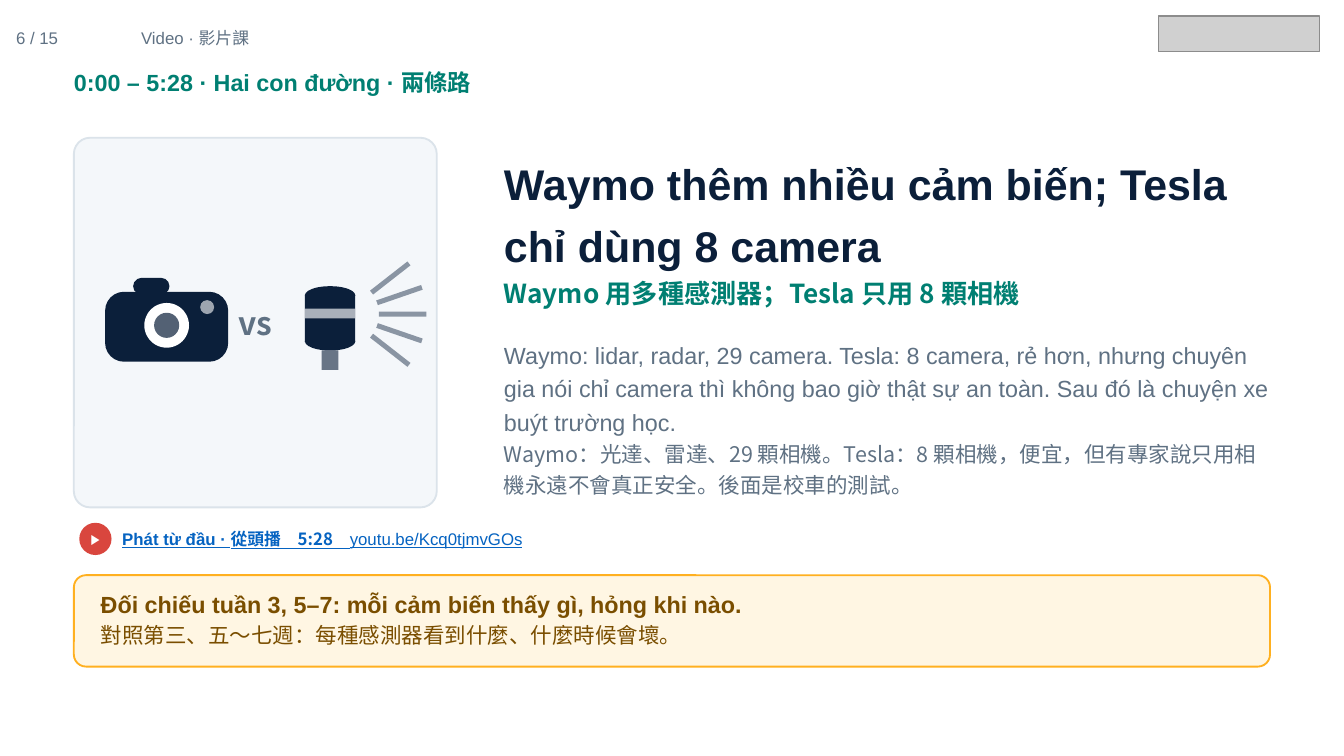
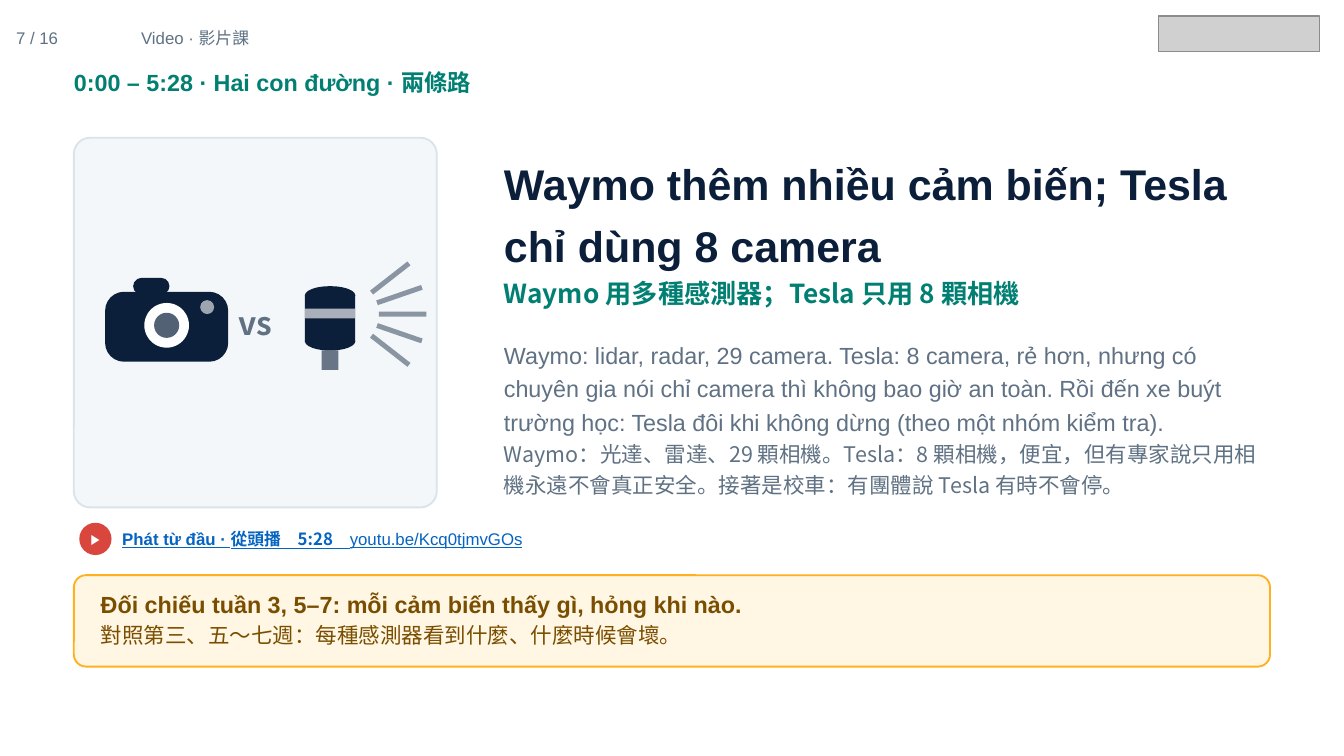
Before and after one commit to ch-neural/MITUST-Principles-of-Self-Driving-Cars, a slide deck: slide 7 of 第九週(11-05)/第九週_影片課_簡報.pptx (slide 6 before the commit). Drawn at 1344x756 pixels with LibreOffice and Linux fonts; fonts in the diff are those of the drawing; grey boxes stand for pictures. Boxes give left, top, right and bottom in pixels: in the first picture for what was removed or moved away, otherwise in the second. Text is boxed around its words. In the diff, an @@ line names an element or a change of style, - is before the commit and + after.

```diff
--- a/第九週(11-05)/第九週_影片課_簡報.pptx
+++ b/第九週(11-05)/第九週_影片課_簡報.pptx
@@ text at box(16, 32, 58, 44): text changed @@
-6 / 15
+7 / 16
@@ text at box(504, 346, 1256, 495): text changed @@
-Waymo: lidar, radar, 29 camera. Tesla: 8 camera, rẻ hơn, nhưng chuyên gia nói chỉ camera thì không bao giờ thật sự an toàn. Sau đó là chuyện xe buýt trường học.
-Waymo：光達、雷達、29 顆相機。Tesla：8 顆相機，便宜，但有專家說只用相機永遠不會真正安全。後面是校車的測試。
+Waymo: lidar, radar, 29 camera. Tesla: 8 camera, rẻ hơn, nhưng có chuyên gia nói chỉ camera thì không bao giờ an toàn. Rồi đến xe buýt trường học: Tesla đôi khi không dừng (theo một nhóm kiểm tra).
+Waymo：光達、雷達、29 顆相機。Tesla：8 顆相機，便宜，但有專家說只用相機永遠不會真正安全。接著是校車：有團體說 Tesla 有時不會停。
```
Also in this commit, not shown: 13 other slides changed, 1 slide added.
